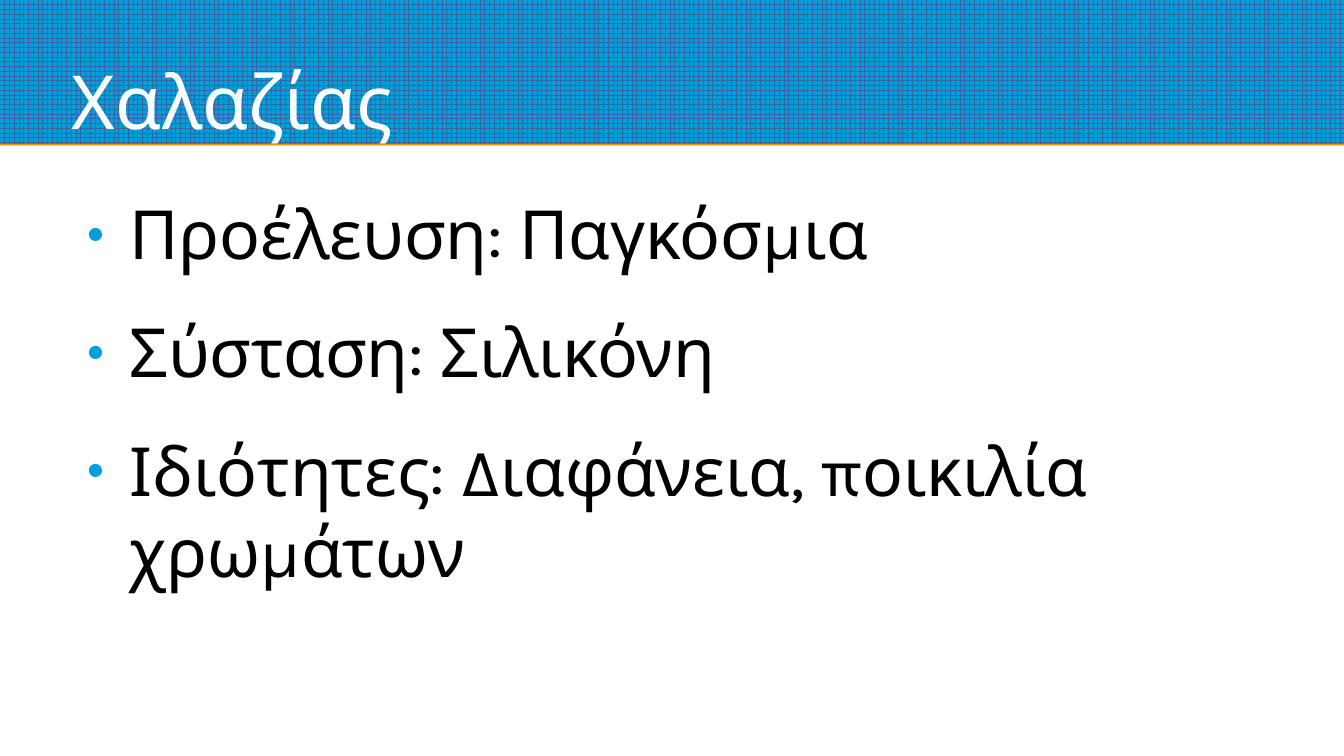
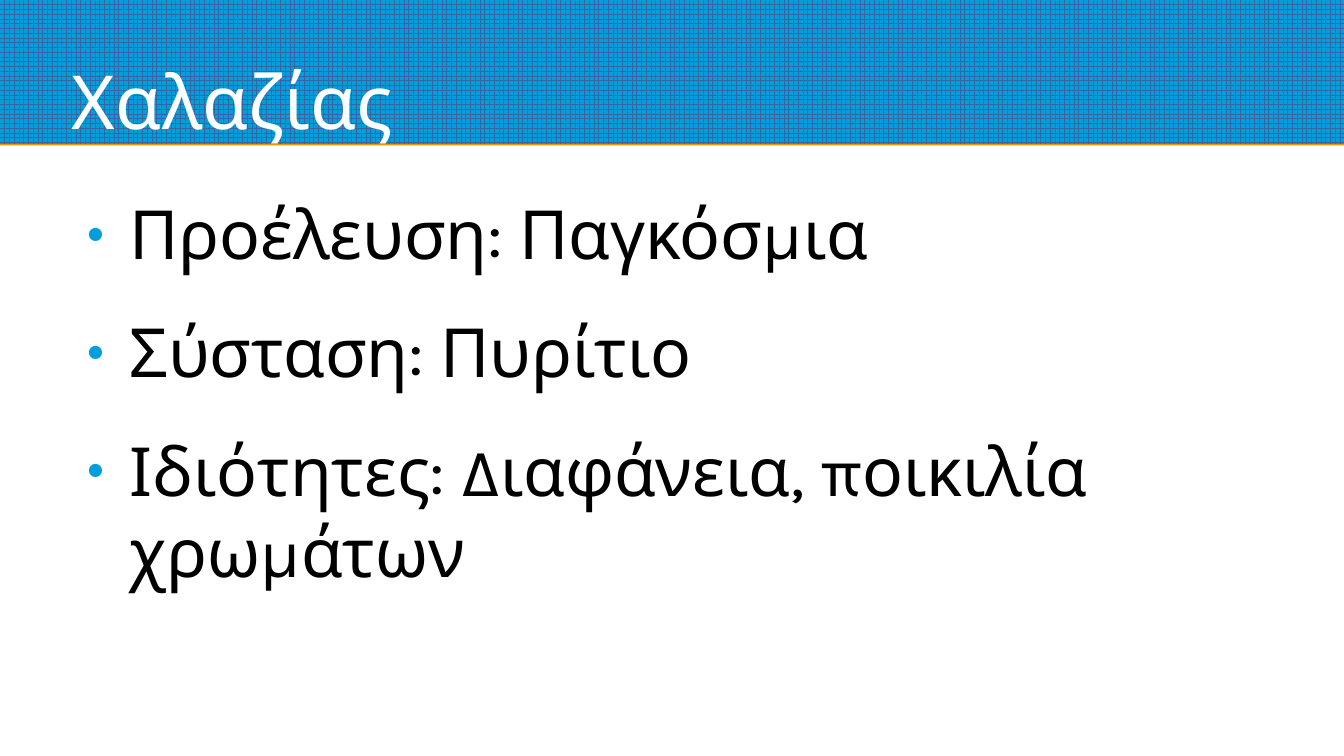
Before and after one commit to nickaiva/epas, a slide deck: slide 15 of preciousStones.odp. Drawn at 1344x756 pixels with LibreOffice and Linux fonts; fonts in the diff are those of the drawing. Boxes give left, top, right and bottom in pixels: in the first picture for what was removed or moved away, otherwise in the second. Text is boxed around its words. In the diff, an @@ line names an element or a change of style, - is before the commit and + after.

```diff
--- a/preciousStones.odp
+++ b/preciousStones.odp
@@ text at [130,322,691,394]: text changed @@
-● Σύσταση: Σιλικόνη
+● Σύσταση: Πυρίτιο
```
Also in this commit, not shown: 1 other file.
